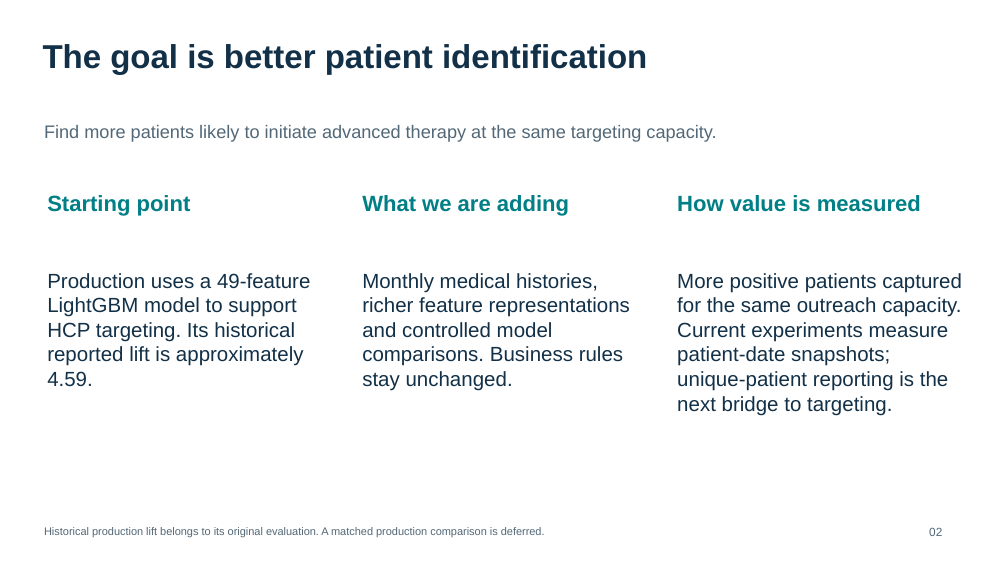
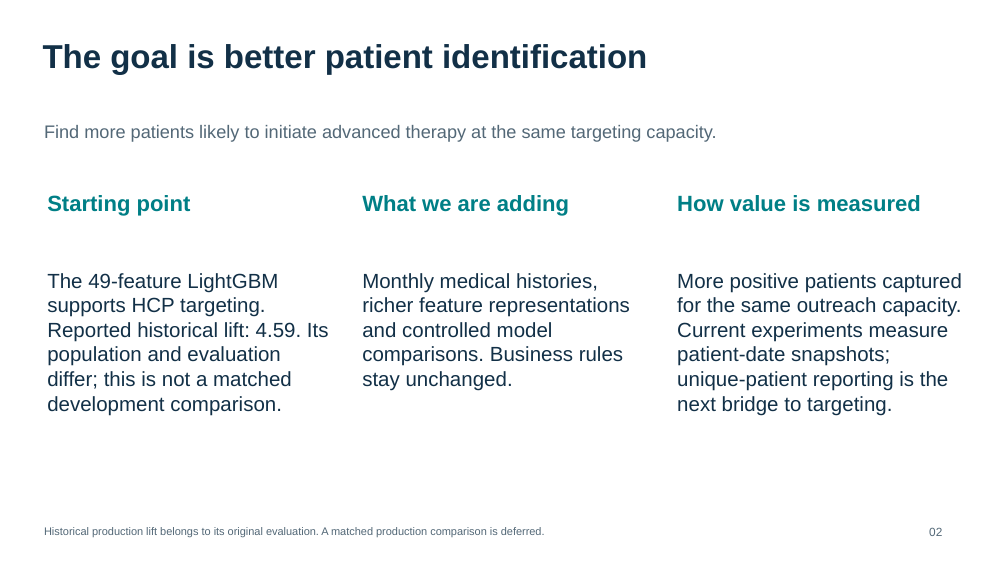
Before and after one commit to prkharr/tak861-transformer-evaluation, a slide deck: slide 2 of notebooks/expanded cohort/TAK861_Progress_20261120.pptx. Drawn at 1008x567 pixels with LibreOffice and Linux fonts; fonts in the diff are those of the drawing. Boxes give left, top, right and bottom in pixels: in the first picture for what was removed or moved away, otherwise in the second. Text is boxed around its words. In the diff, an @@ line names an element or a change of style, - is before the commit and + after.

```diff
--- a/notebooks/expanded cohort/TAK861_Progress_20261120.pptx
+++ b/notebooks/expanded cohort/TAK861_Progress_20261120.pptx
@@ text at box(47, 273, 329, 416): text changed @@
-Production uses a 49-feature LightGBM model to support HCP targeting. Its historical reported lift is approximately 4.59.
+The 49-feature LightGBM supports HCP targeting. Reported historical lift: 4.59. Its population and evaluation differ; this is not a matched development comparison.
```
Also in this commit, not shown: 6 other slides changed, 3 other files.
